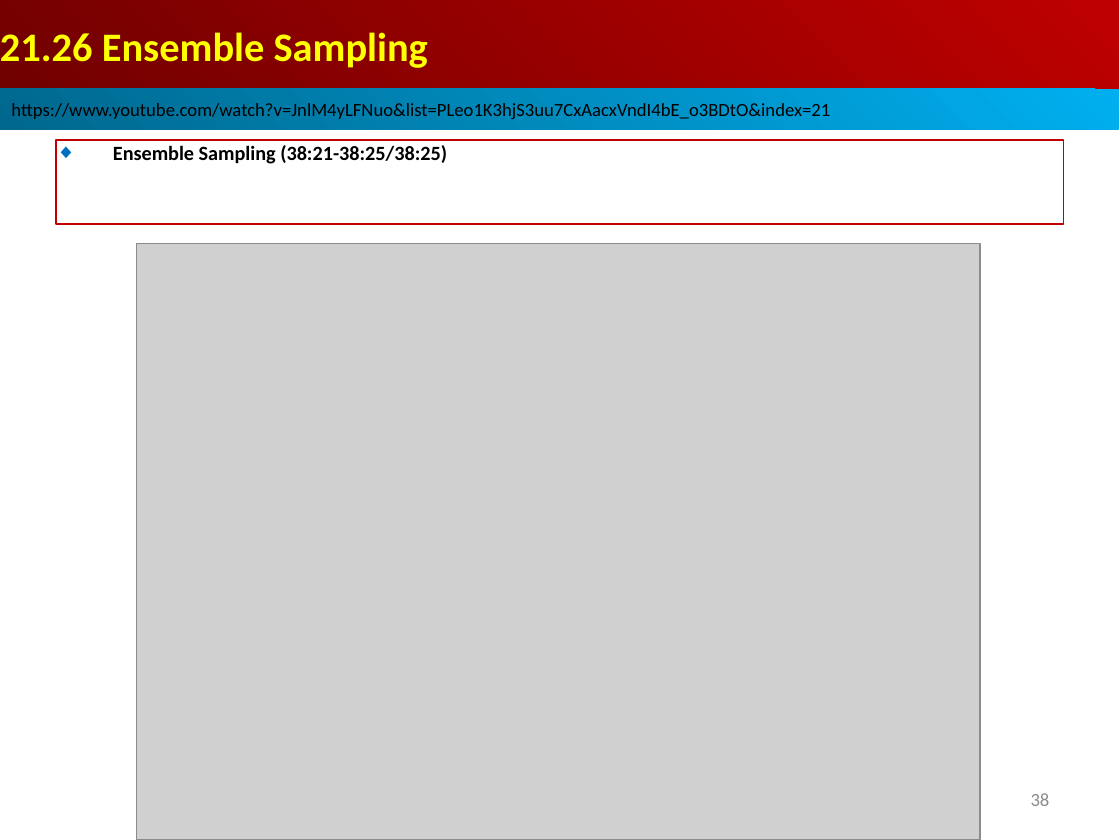
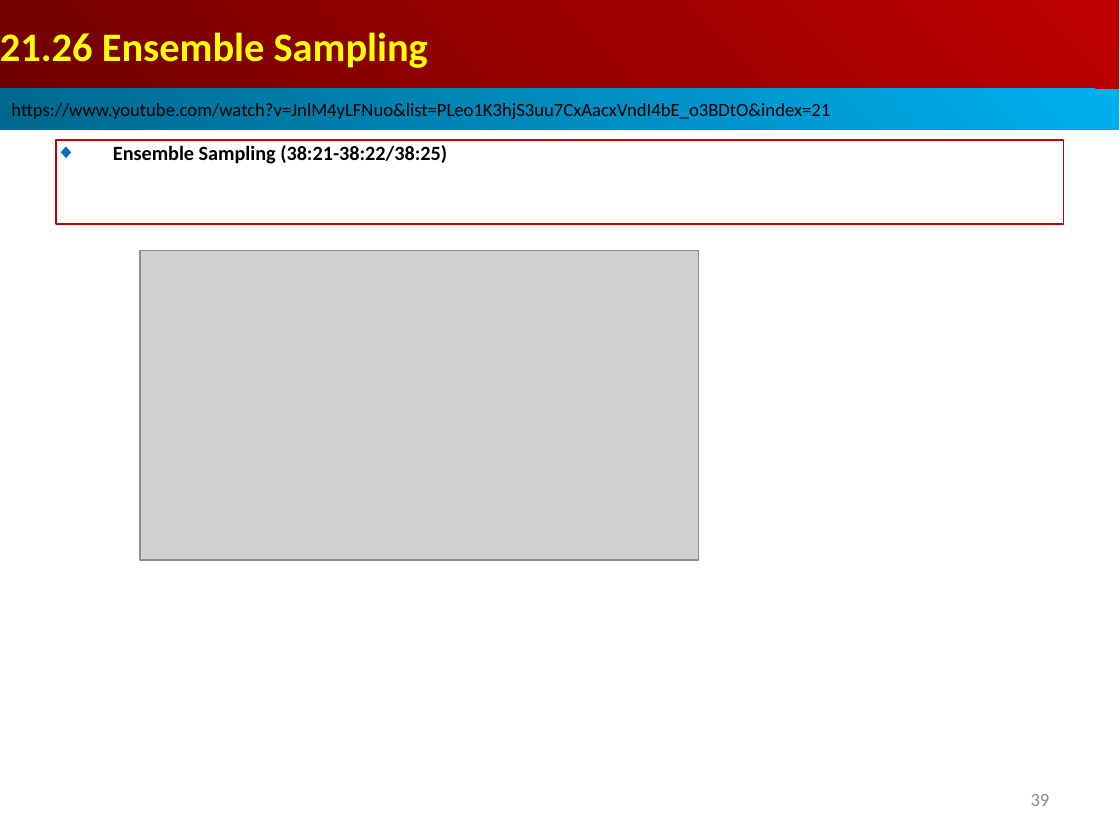
Before and after one commit to peterhchen/AIU_CS512_DL, a slide deck: slide 39 of 000_Lecture_Project/week11/001_Video/21.13_Python_Imbalance_Exer.ppt (slide 38 before the commit). Drawn at 1120x840 pixels with LibreOffice and Linux fonts; fonts in the diff are those of the drawing; grey boxes stand for pictures. Boxes give left, top, right and bottom in pixels: in the first picture for what was removed or moved away, otherwise in the second. Text is boxed around its words. In the diff, an @@ line names an element or a change of style, - is before the commit and + after.

```diff
--- a/000_Lecture_Project/week11/001_Video/21.13_Python_Imbalance_Exer.ppt
+++ b/000_Lecture_Project/week11/001_Video/21.13_Python_Imbalance_Exer.ppt
@@ text in rectangle at (x1=113, y1=145, x2=447, y2=164): text changed @@
-◆ Ensemble Sampling (38:21-38:25/38:25)
+◆ Ensemble Sampling (38:21-38:22/38:25)
@@ picture resized from (x1=137, y1=243, x2=980, y2=840) to (x1=140, y1=251, x2=699, y2=560) @@
@@ page number at (x1=1031, y1=794, x2=1050, y2=806): text changed @@
-38
+39
```
Also in this commit, not shown: 1 other slide changed, 3 slides added, 1 other file.
